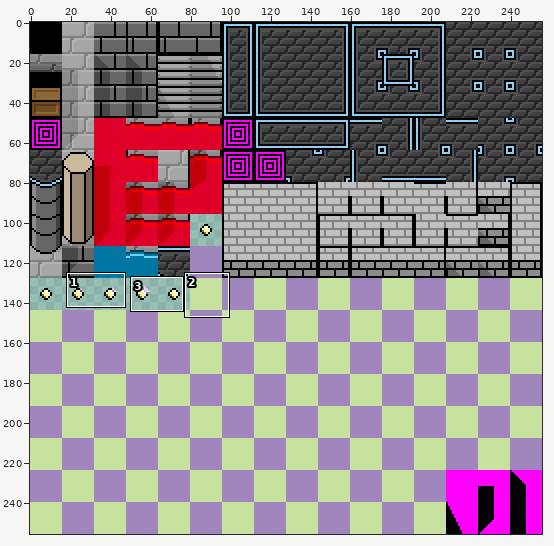
Sprite sheet: images/dungeon.png. Above, an overview of the earlier version with the close-up marked.
Close-up. Earlier state:
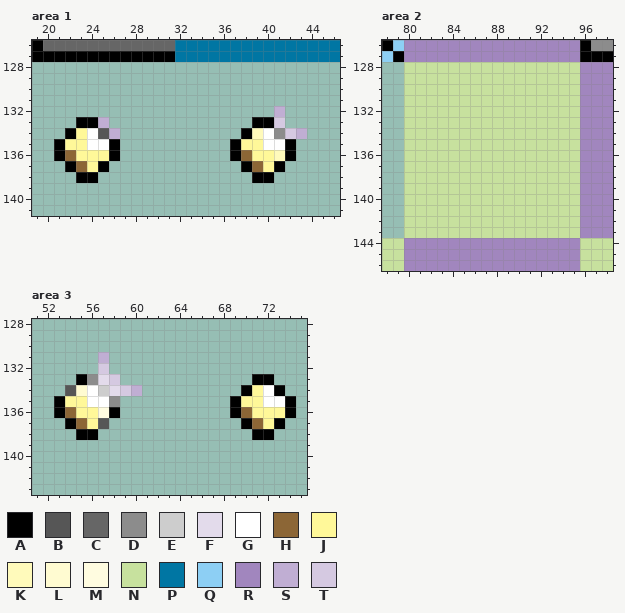
The file is 256x256 pixels. Colours within 5 levels of each other are drawn and written as one. Shown: area 1: x 19..46, y 126..141; area 2: x 78..98, y 126..146; area 3: x 51..75, y 128..143.
Palette (. is transparent): A #000000  B #565656  C #666666  D #8c8c8c  E #cdcdcd  F #e3dbeb  G #ffffff  H #8c6636  J #fff899  K #fffabb  L #fffbd1  M #fffce0  N #c7e19e  P #0076a3  Q #8dcff4  R #a186be  S #c0aed3  T #d5c9e1
Pixels before, area 1, first column x 19:
126 ACCCCCCCCCCCCPPPPPPPPPPPPPPP
127 AAAAAAAAAAAAAPPPPPPPPPPPPPPP
128 ............................
129 ............................
130 ............................
131 ............................
132 ......................S.....
133 ....AAS.............AAT.....
134 ...AJGBS...........AKGDTS...
135 ..AJJGGA..........AJJGGA....
136 ..AHJJJA..........AHJJKA....
137 ...AHJA............AHJA.....
138 ....AA..............AA......
Pixels before, area 2, first column x 78:
126 AQRRRRRRRRRRRRRRRRADD
127 QARRRRRRRRRRRRRRRRAAA
128 ..NNNNNNNNNNNNNNNNRRR
129 ..NNNNNNNNNNNNNNNNRRR
130 ..NNNNNNNNNNNNNNNNRRR
131 ..NNNNNNNNNNNNNNNNRRR
132 ..NNNNNNNNNNNNNNNNRRR
133 ..NNNNNNNNNNNNNNNNRRR
134 ..NNNNNNNNNNNNNNNNRRR
135 ..NNNNNNNNNNNNNNNNRRR
136 ..NNNNNNNNNNNNNNNNRRR
137 ..NNNNNNNNNNNNNNNNRRR
138 ..NNNNNNNNNNNNNNNNRRR
139 ..NNNNNNNNNNNNNNNNRRR
140 ..NNNNNNNNNNNNNNNNRRR
141 ..NNNNNNNNNNNNNNNNRRR
142 ..NNNNNNNNNNNNNNNNRRR
143 ..NNNNNNNNNNNNNNNNRRR
144 NNRRRRRRRRRRRRRRRRNNN
145 NNRRRRRRRRRRRRRRRRNNN
146 NNRRRRRRRRRRRRRRRRNNN
Pixels before, area 3, first column x 53:
131 ....S.................
132 ....T.................
133 ..ADFT............AA..
134 .BLGEFTS.........AJGA.
135 AJJGGD..........AJJGGA
136 AHJJMA..........AHJJJA
137 .AHJB............AHJA.
138 ..AA..............AA..
The result:
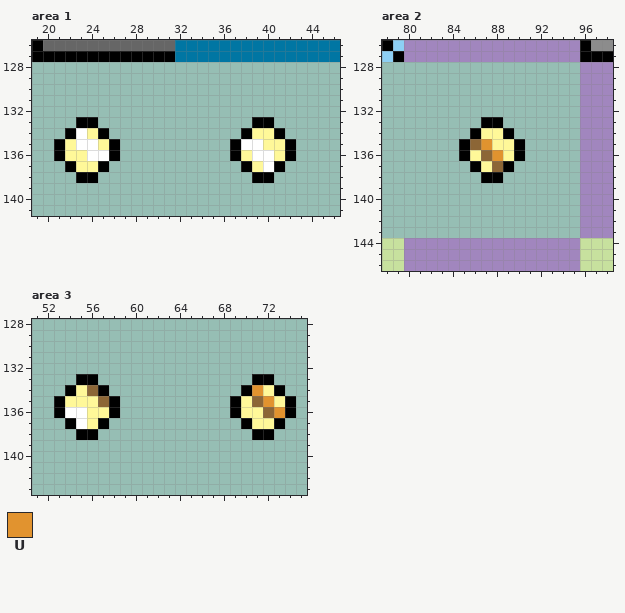
Colours new in this view: U #e1932f
Commit: changed coins animation
What changed:
Changed rows in their new state; - is an unchanged pixel.
Area 1:
first column x 22:
132 -------------------.--
133 ---.---------------.--
134 -GJA.------------JJA..
135 -G-J------------GGJJ--
136 J-GG------------JGGJ--
137 -J---------------JG---
Area 2:
first column x 80:
128 ................
129 ................
130 ................
131 ................
132 ................
133 .......AA.......
134 ......AJJA......
135 .....AHUJJA.....
136 .....AJHUJA.....
137 ......AJHA......
138 .......AA.......
139 ................
140 ................
141 ................
142 ................
143 ................
Area 3:
first column x 54:
131 ---.----------------
132 ---.----------------
133 --A..---------------
134 AJHA...----------UJ-
135 --JHA------------HUJ
136 GG-J------------J-HU
137 -G-A-------------J--
